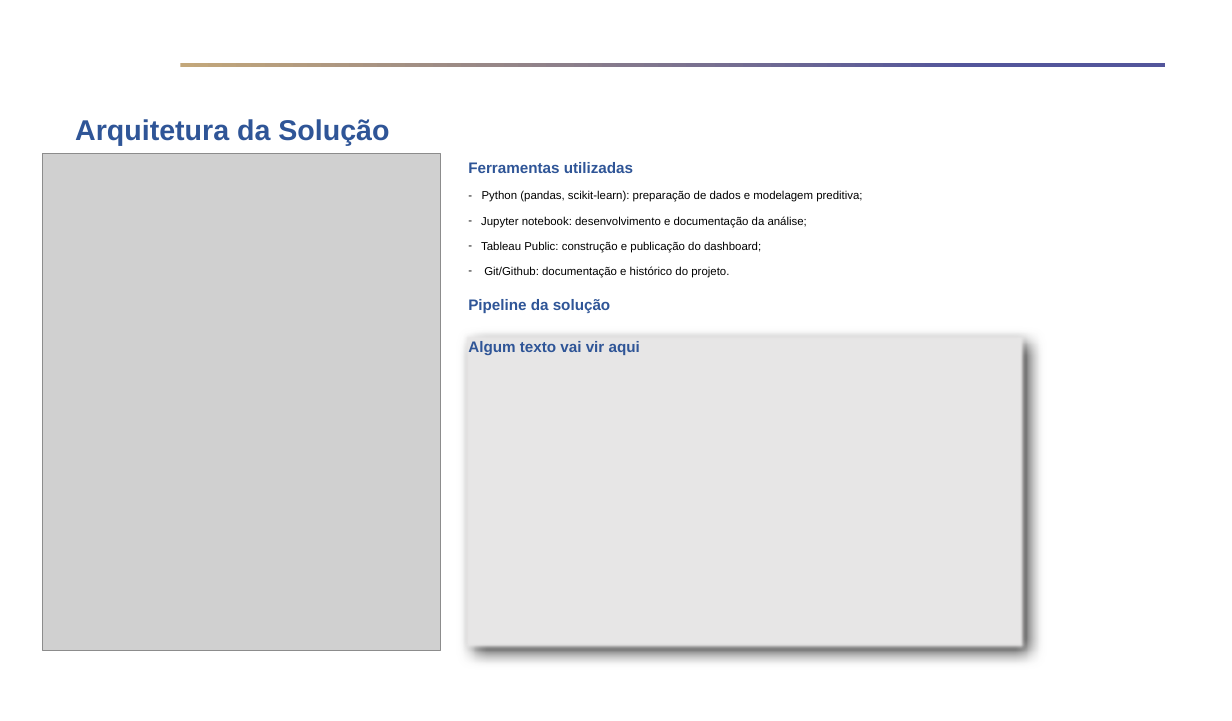
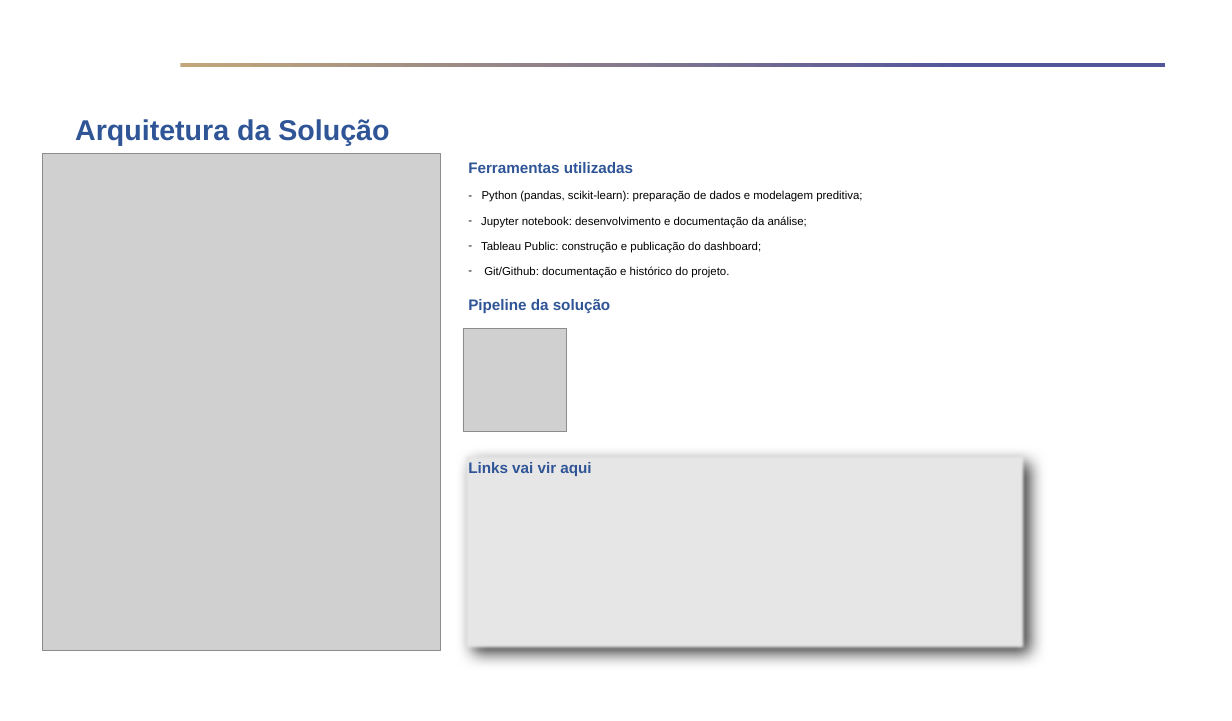
Before and after one commit to FelipePinheiro964/Projeto-Em-Business-Intelligence-e-Analytics, a slide deck: slide 4 of docs/Template - Fase 2 - Apresentação Executiva - Projeto em Business Intelligence e Analytics.pptx. Drawn at 1232x721 pixels with LibreOffice and Linux fonts; fonts in the diff are those of the drawing; grey boxes stand for pictures; background and template pictures are left out. Boxes give left, top, right and bottom in pixels: in the first picture for what was removed or moved away, otherwise in the second. Text is boxed around its words. In the diff, an @@ line names an element or a change of style, - is before the commit and + after.

```diff
--- a/docs/Template - Fase 2 - Apresentação Executiva - Projeto em Business Intelligence e Analytics.pptx
+++ b/docs/Template - Fase 2 - Apresentação Executiva - Projeto em Business Intelligence e Analytics.pptx
@@ picture added at (463, 328, 566, 431) @@
@@ rectangle "Links vai vir aqui": place and size @@
-rectangle "Links vai vir aqui" at (463, 332, 1027, 650)
+rectangle "Links vai vir aqui" at (463, 453, 1027, 650)
@@ text in rectangle at (468, 462, 591, 476): text changed @@
-Algum texto vai vir aqui
+Links vai vir aqui
```
